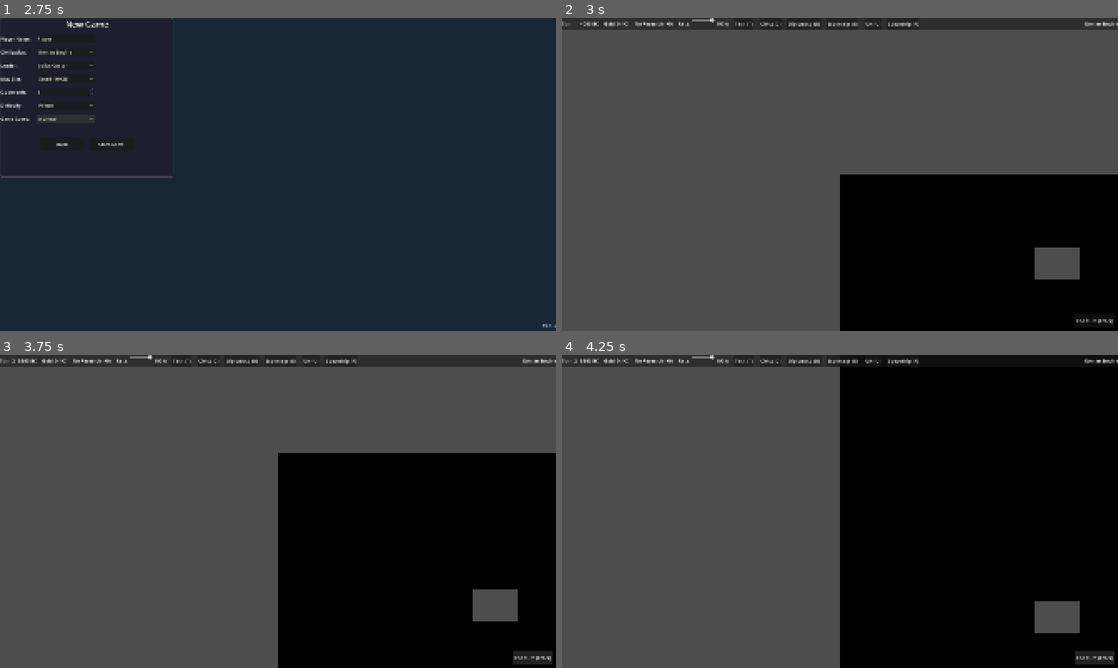
Above: before the commit, frames 1-4 (two rows, left to right).
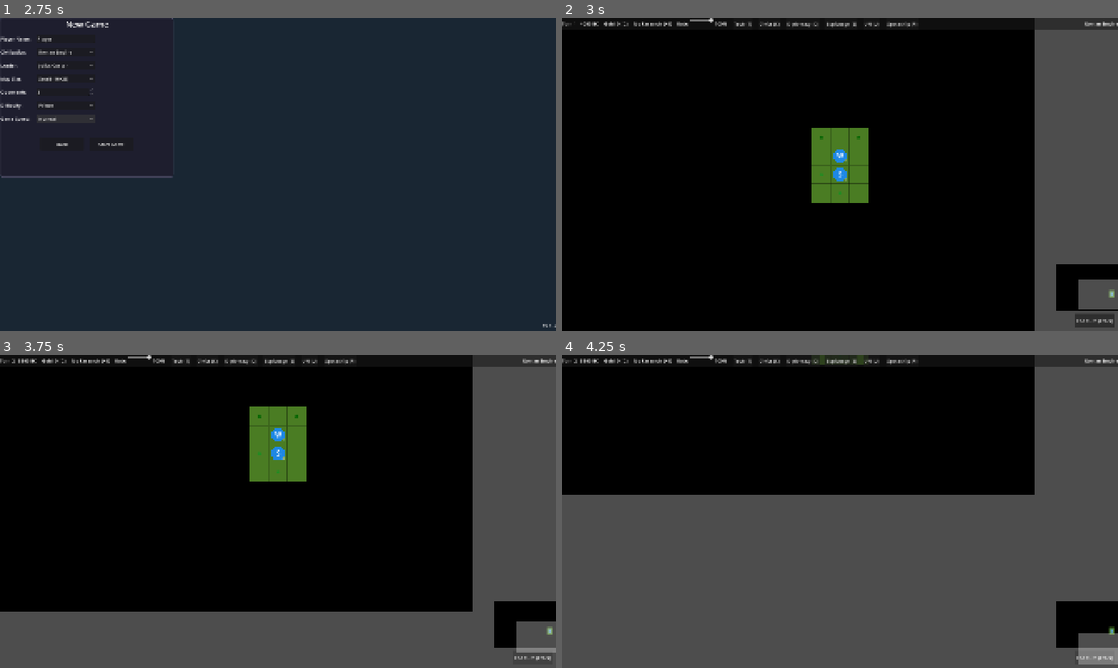
Above: after the commit, the same moments.

Repository: mammaspappa/KULTURIV
Game: Godot game, scene res://scenes/main/main_menu.tscn
The game is run twice, just before and just after one commit, with the same random seed, the same clock (stepped at 60 frames per second) and the same inputs.
Inputs:
- Up to frame 1 (2.75 s): click "New Game" at 0.5 s; click "Normal" at 1.25 s; click "Normal" at 2 s
- Up to frame 2 (3 s): click "Start Game" at 2.75 s
- Up to frame 3 (3.75 s): click "End Turn (Enter)" at 3.5 s
- Up to frame 4 (4.25 s): no input

Frame 1 is identical in both runs. In frame 2, 73% of the frame differs, in the area x 0-100%, y 0-100%; in frame 3, 67%; in frame 4, 55%.
Error before the commit: Parse Error: Too many arguments for "find_path()" call. Expected at most 2 but received 3. (res://scripts/entities/unit.gd:586)

Commit message:
Fix Pathfinding.find_path() call in worker automation
Properly instantiate PathfindingClass instead of calling find_path
as a static method. Add missing PathfindingClass preload.

Co-Authored-By: Claude Opus 4.5 <noreply@anthropic.com>

Diff:
--- a/scripts/entities/unit.gd
+++ b/scripts/entities/unit.gd
@@ -3,6 +3,7 @@
 ## Represents a single unit on the map.
 
 const GameTileClass = preload("res://scripts/map/game_tile.gd")
+const PathfindingClass = preload("res://scripts/map/pathfinding.gd")
 
 # Identity
 var unit_id: String = "warrior"
@@ -583,7 +584,8 @@
 	var target_tile = _find_tile_needing_improvement()
 	if target_tile != null and target_tile.grid_position != grid_position:
 		# Move toward the target tile
-		var path = Pathfinding.find_path(self, grid_position, target_tile.grid_position)
+		var pathfinder = PathfindingClass.new(GameManager.hex_grid, self)
+		var path = pathfinder.find_path(grid_position, target_tile.grid_position)
 		if path.size() > 1:
 			move_along_path(path)
 
